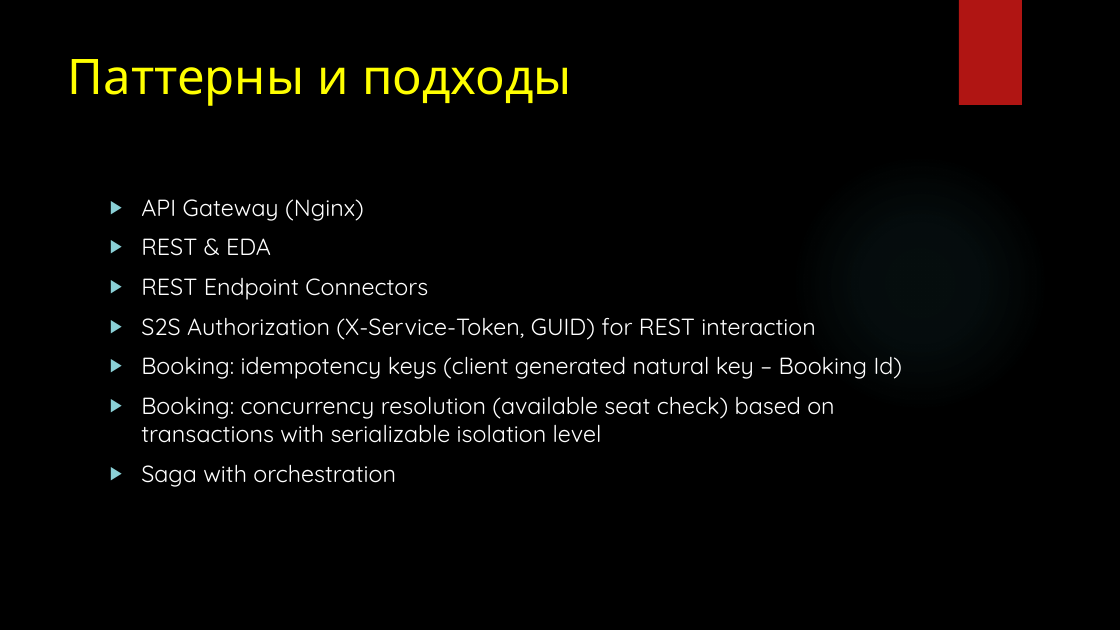
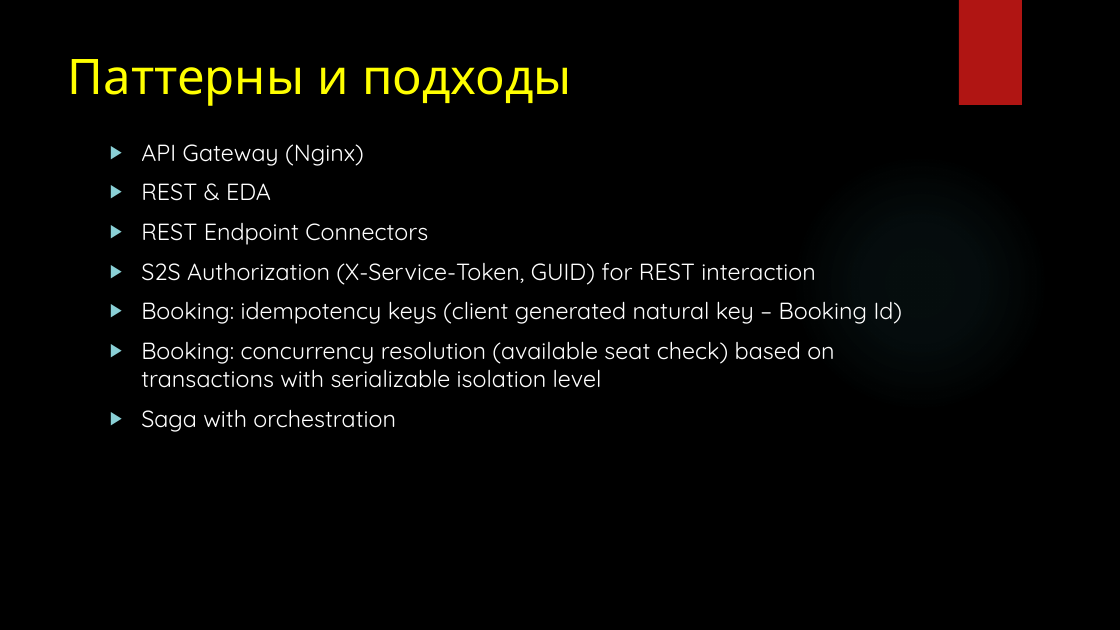
Before and after one commit to gennadytiunov/arch-labs, a slide deck: slide 7 of course-work/Presentation/Circus - Presentation.pptx (slide 3 before the commit). Drawn at 1120x630 pixels with LibreOffice and Linux fonts; fonts in the diff are those of the drawing; background and template pictures are left out. Boxes give left, top, right and bottom in pixels: in the first picture for what was removed or moved away, otherwise in the second. Text is boxed around its words. In the diff, an @@ line names an element or a change of style, - is before the commit and + after.

```diff
--- a/course-work/Presentation/Circus - Presentation.pptx
+++ b/course-work/Presentation/Circus - Presentation.pptx
@@ text "API Gateway (Nginx)": place and size @@
-text "API Gateway (Nginx)" at box(141, 199, 903, 487)
+text "API Gateway (Nginx)" at box(141, 144, 903, 432)
```
Also in this commit, not shown: 4 other slides changed, 6 slides added, 1 slide removed, 10 other files.
